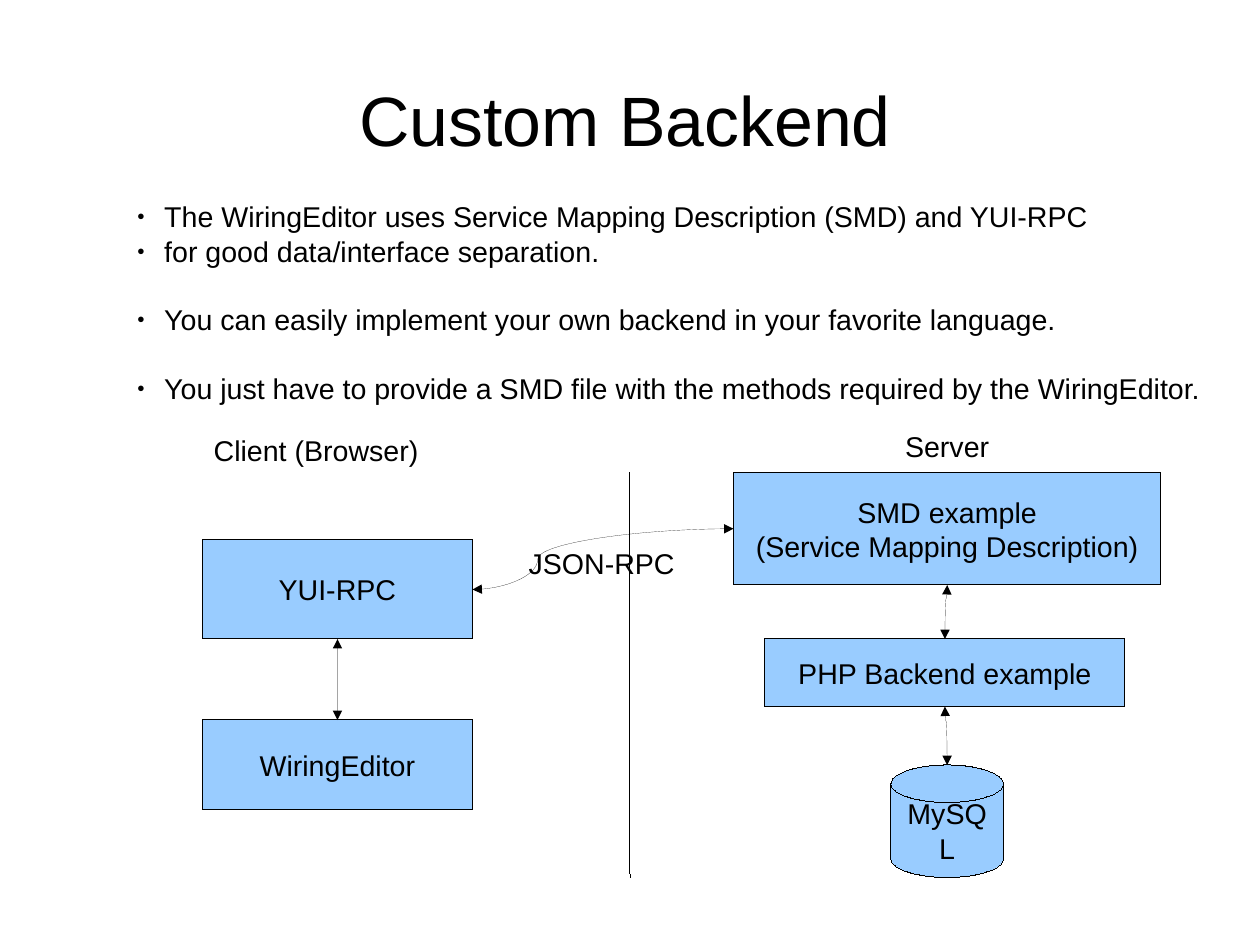
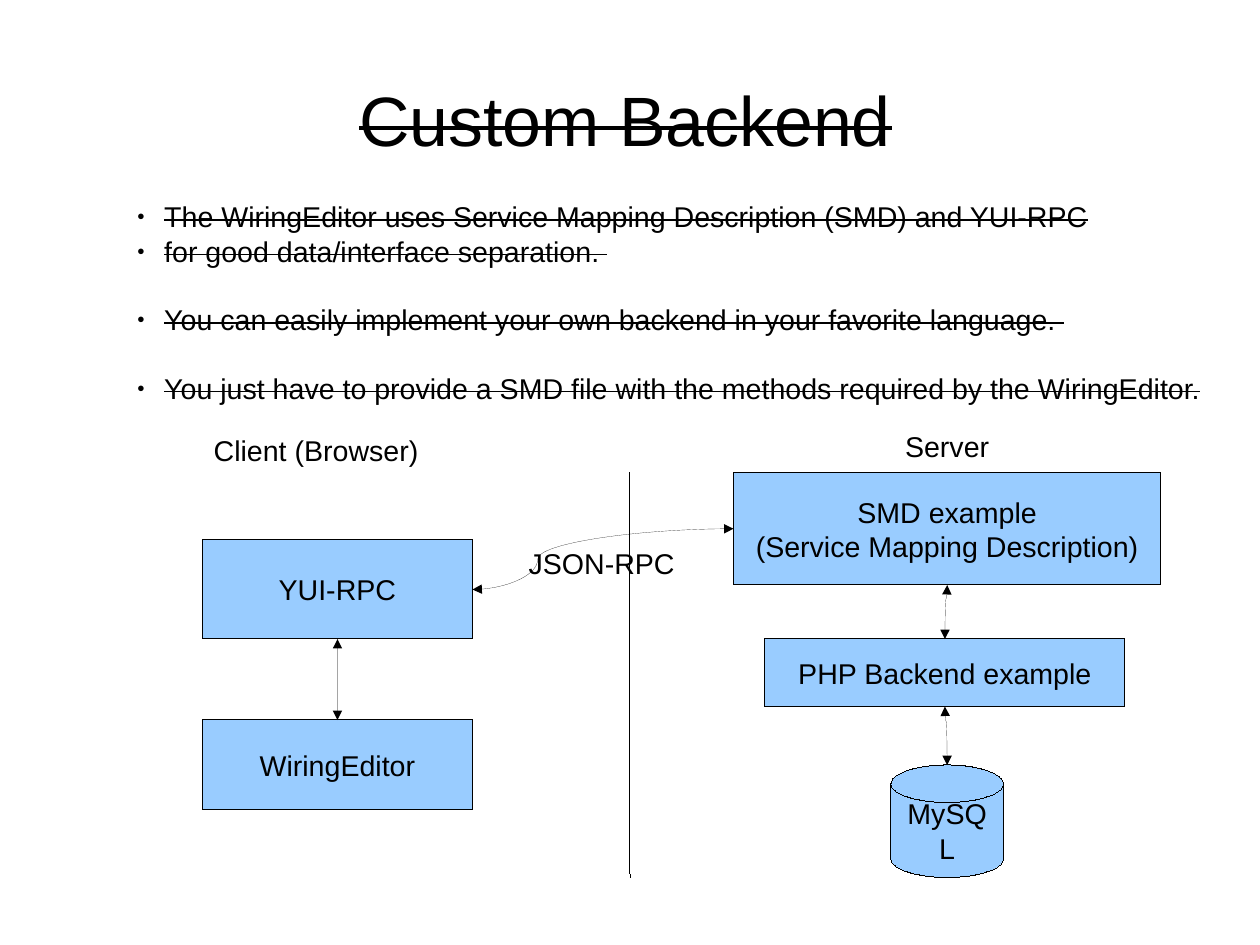
Before and after one commit to ericabouaf/wireit, a slide deck: slide 19 of res/WireIt presentation.odp. Drawn at 1260x945 pixels with LibreOffice and Linux fonts; fonts in the diff are those of the drawing. Boxes give left, top, right and bottom in pixels: in the first picture for what was removed or moved away, otherwise in the second. Text is boxed around its words. In the diff, an @@ line names an element or a change of style, - is before the commit and + after.

```diff
--- a/res/WireIt presentation.odp
+++ b/res/WireIt presentation.odp
@@ title "Custom Backend" at <box>359,95,891,147</box>: strikethrough on @@
@@ text "The WiringEditor uses Service Mapping ..." at <box>164,206,1200,404</box>: strikethrough on @@
```
Also in this commit, not shown: 8 other slides changed, 1 slide added, 3 other files.
